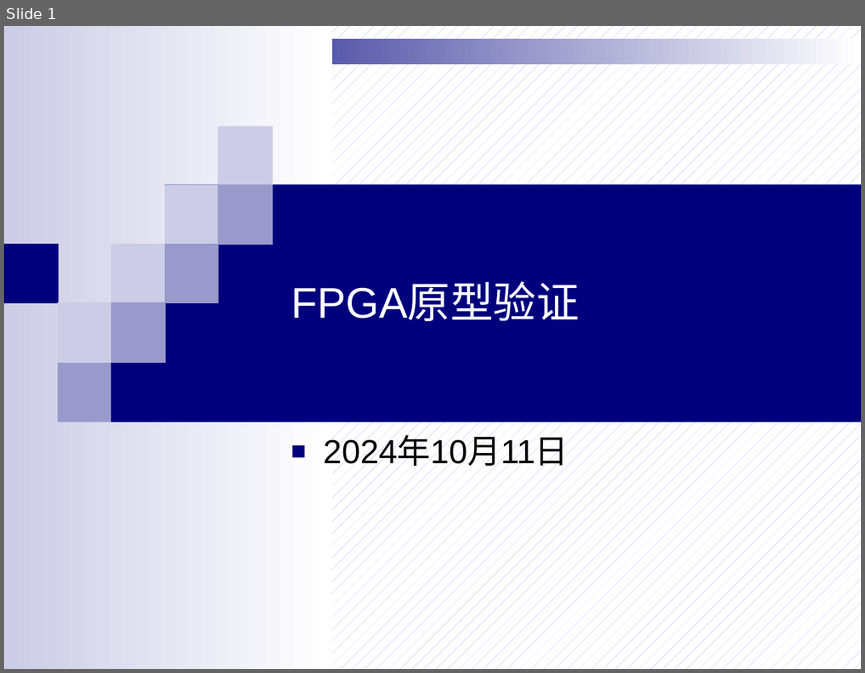
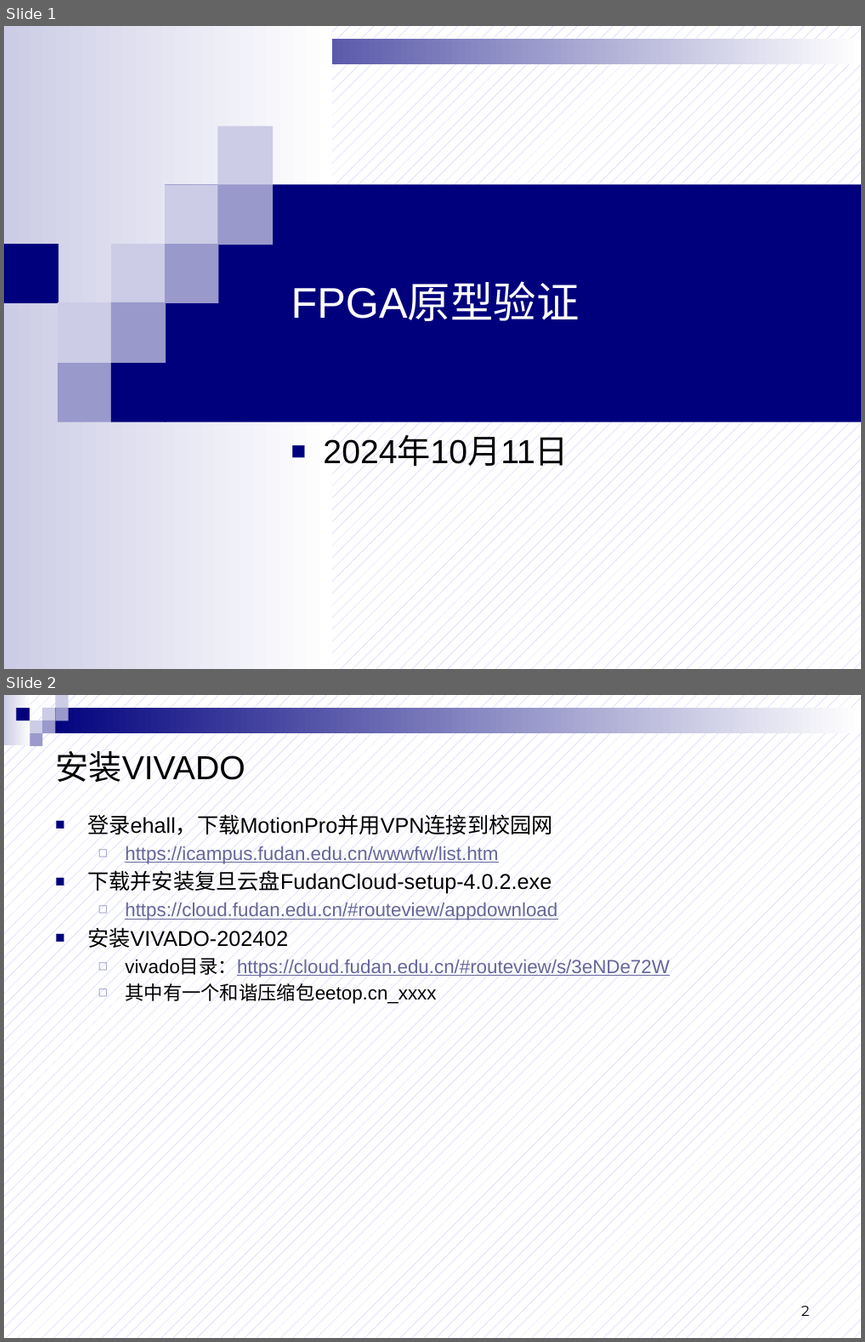
Before and after one commit to beforewind/asic_labs, a slide deck: tutorials/lab6_FPGA原型验证.pptx. Shown one above the other, each under a label of ours: slide 1 before the commit, slides 1 and 2 after it. The pictures are 865x673 and 865x1342 pixels, drawn with LibreOffice and Linux fonts; fonts in the diff are those of the drawing. Boxes give left, top, right and bottom in pixels: in the first picture for what was removed or moved away, otherwise in the second. Text is boxed around its words. In the diff, an @@ line names an element or a change of style, - is before the commit and + after.

```diff
--- a/tutorials/lab6_FPGA原型验证.pptx
+++ b/tutorials/lab6_FPGA原型验证.pptx
@@ slide 2 added at [4,695,861,1338], background pattern #B2B2FF on #FFFFFF; not listed: 9 template elements that a slide beside it also shows @@
@@ title added at [55,751,245,783], 28 pt, text #000000 @@
+安装VIVADO
@@ text added at [87,814,669,1004], 16 pt, text #666699, underline @@
+■ 登录ehall，下载MotionPro并用VPN连接到校园网
+  ◻ https://icampus.fudan.edu.cn/wwwfw/list.htm
+■ 下载并安装复旦云盘FudanCloud-setup-4.0.2.exe
+  ◻ https://cloud.fudan.edu.cn/#routeview/appdownload
+■ 安装VIVADO-202402
+  ◻ vivado目录：https://cloud.fudan.edu.cn/#routeview/s/3eNDe72W
+  ◻ 其中有一个和谐压缩包eetop.cn_xxxx
@@ page number added at [801,1305,810,1315], 12 pt, text #000000 @@
+2
```
Also in this commit, not shown: 11 other files.
